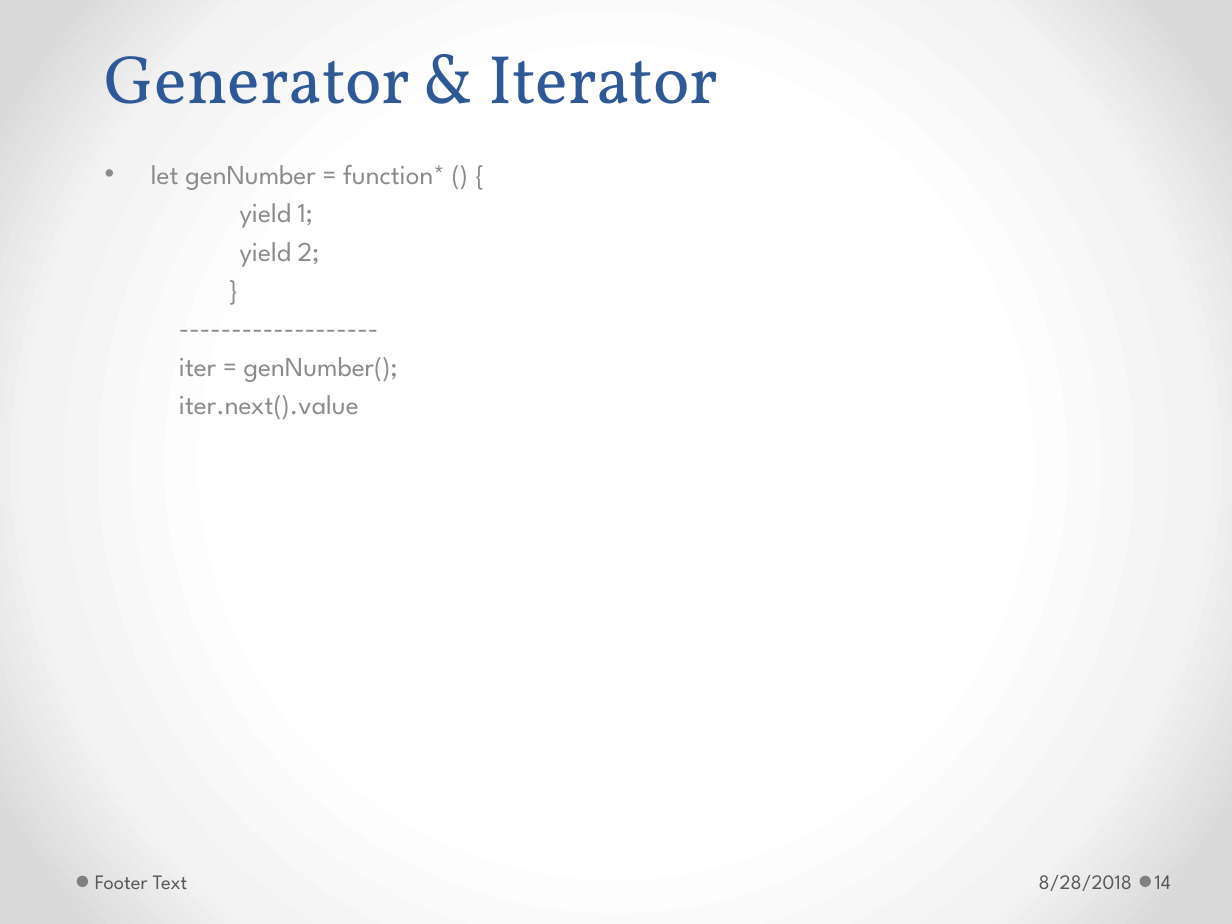
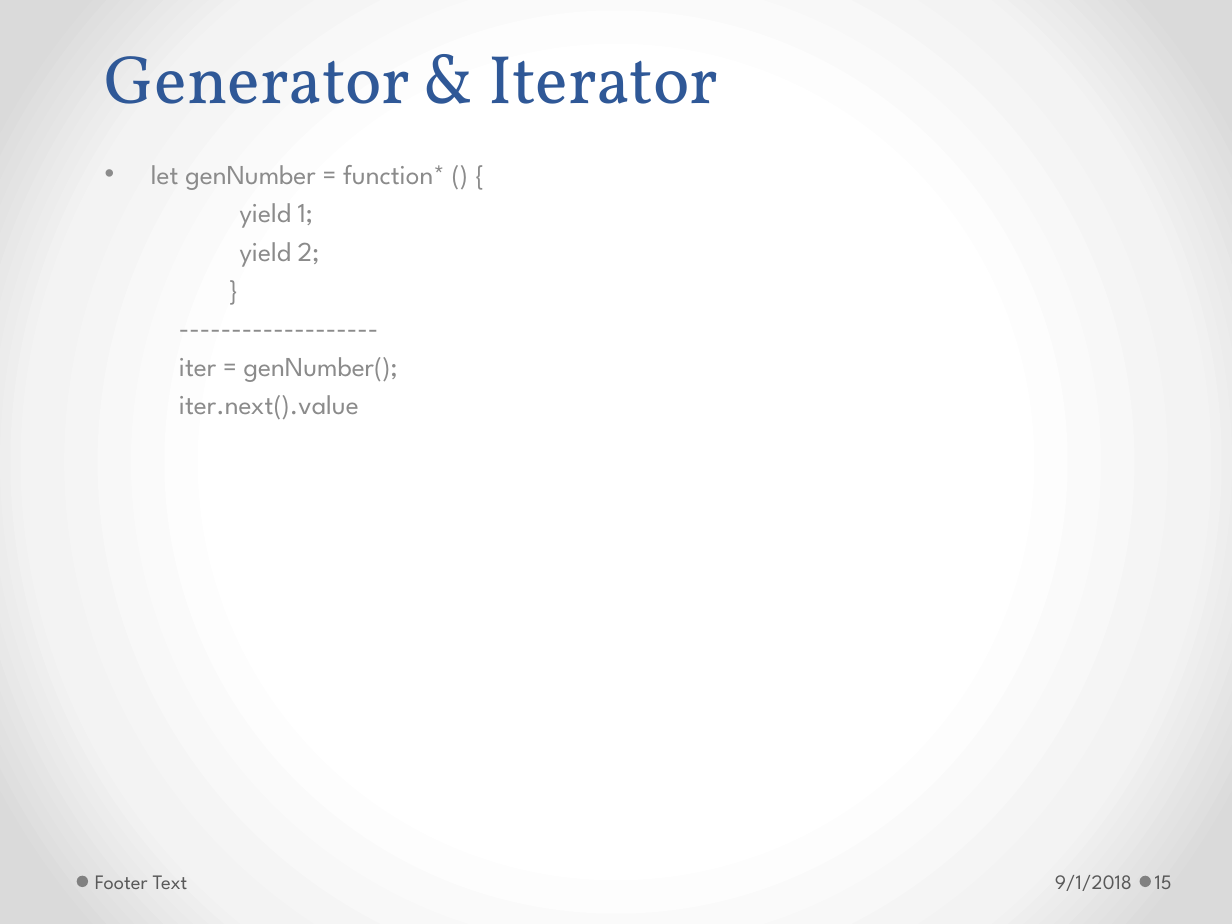
Before and after one commit to h-t-tran/brown, a slide deck: slide 15 of es6/es6.pptx (slide 14 before the commit). Drawn at 1232x924 pixels with LibreOffice and Linux fonts; fonts in the diff are those of the drawing. Boxes give left, top, right and bottom in pixels: in the first picture for what was removed or moved away, otherwise in the second. Text is boxed around its words. In the diff, an @@ line names an element or a change of style, - is before the commit and + after.

```diff
--- a/es6/es6.pptx
+++ b/es6/es6.pptx
@@ text at (x1=1055, y1=875, x2=1132, y2=891): text changed @@
-8/28/2018
+9/1/2018
@@ page number at (x1=1155, y1=875, x2=1172, y2=889): text changed @@
-14
+15
```
Also in this commit, not shown: 13 other slides changed, 1 slide added, 6 other files.
